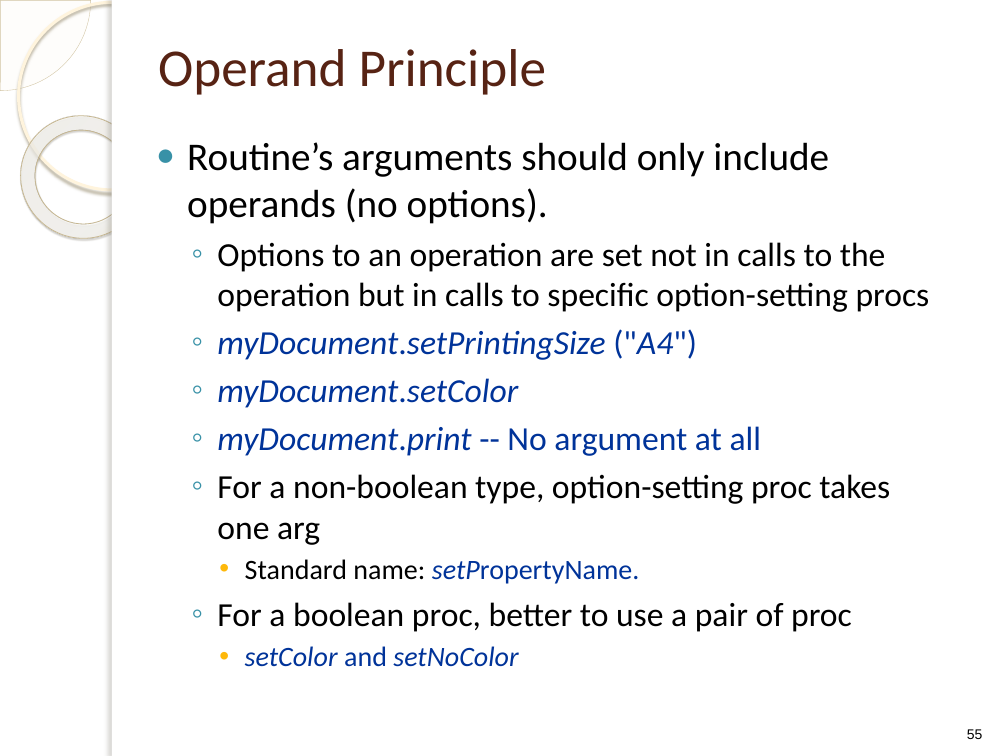
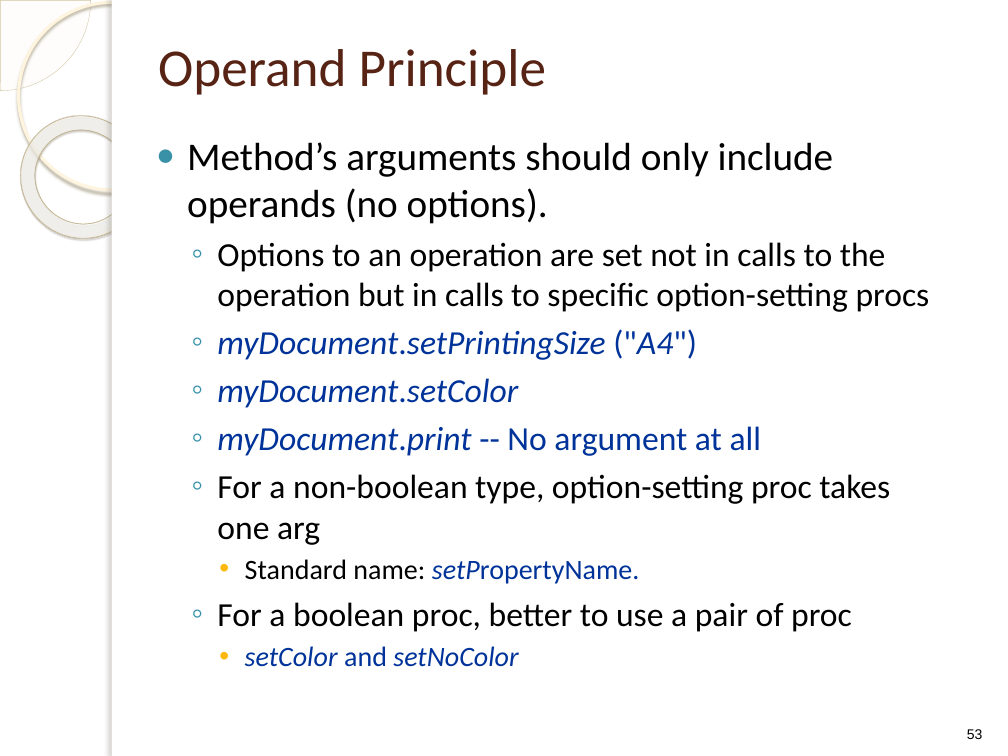
Before and after one commit to f1lm/MS-2014-Boise-State-University, a slide deck: slide 53 of Advance Software Engineering/Lecture Notes/ClassDesign.pptx (slide 55 before the commit). Drawn at 1008x756 pixels with LibreOffice and Linux fonts; fonts in the diff are those of the drawing; background and template pictures are left out. Boxes give left, top, right and bottom in pixels: in the first picture for what was removed or moved away, otherwise in the second. Text is boxed around its words. In the diff, an @@ line names an element or a change of style, - is before the commit and + after.

```diff
--- a/Advance Software Engineering/Lecture Notes/ClassDesign.pptx
+++ b/Advance Software Engineering/Lecture Notes/ClassDesign.pptx
@@ text at (x1=187, y1=142, x2=834, y2=224): text changed @@
-● Routine’s arguments should only include operands (no options).
+● Method’s arguments should only include operands (no options).
@@ page number at (x1=967, y1=729, x2=983, y2=739): text changed @@
-55
+53
```
Also in this commit, not shown: 15 other slides changed, 2 slides removed.
